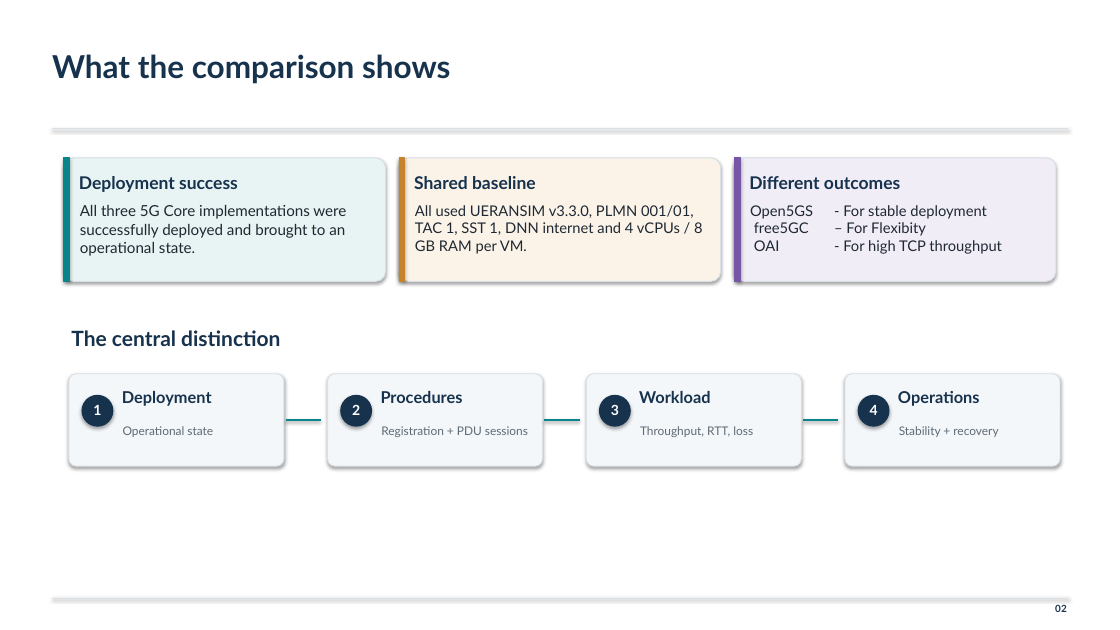
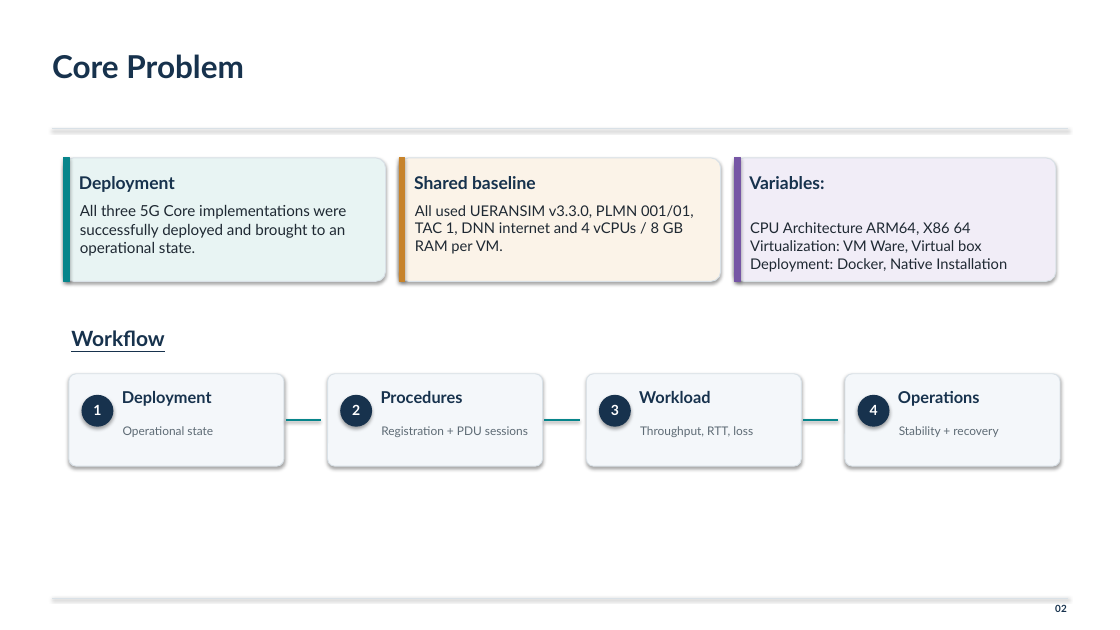
Before and after one commit to arpitmetrey/Qualitative-Analysis-of-5G-Core, a slide deck: slide 2 of 5G_group_2.pptx. Drawn at 1120x630 pixels with LibreOffice and Linux fonts; fonts in the diff are those of the drawing. Boxes give left, top, right and bottom in pixels: in the first picture for what was removed or moved away, otherwise in the second. Text is boxed around its words. In the diff, an @@ line names an element or a change of style, - is before the commit and + after.

```diff
--- a/5G_group_2.pptx
+++ b/5G_group_2.pptx
@@ text at [52,54,244,79]: text changed @@
-What the comparison shows
+Core Problem
@@ text at [79,176,175,192]: text changed @@
-Deployment success
+Deployment
@@ text at [749,176,824,189]: text changed @@
-Different outcomes
+Variables:
@@ text at [415,205,694,254]: text changed @@
-All used UERANSIM v3.3.0, PLMN 001/01, TAC 1, SST 1, DNN internet and 4 vCPUs / 8 GB RAM per VM.
+All used UERANSIM v3.3.0, PLMN 001/01, TAC 1, DNN internet and 4 vCPUs / 8 GB RAM per VM.
@@ text at [750,222,1007,272]: text changed @@
-Open5GS - For stable deployment
-free5GC – For Flexibity
-OAI - For high TCP throughput
+CPU Architecture ARM64, X86 64
+Virtualization: VM Ware, Virtual box
+Deployment: Docker, Native Installation
@@ text at [71,330,164,346]: text changed @@
-The central distinction
+Workflow
```
Also in this commit, not shown: 7 other slides changed, 1 slide added, 1 slide removed.
